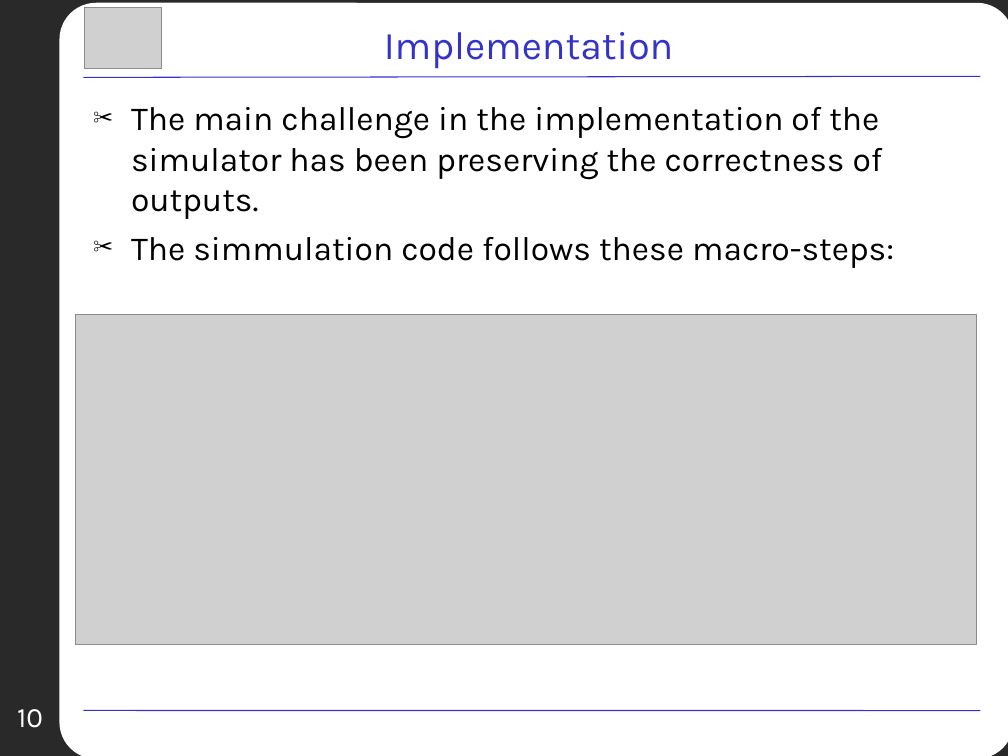
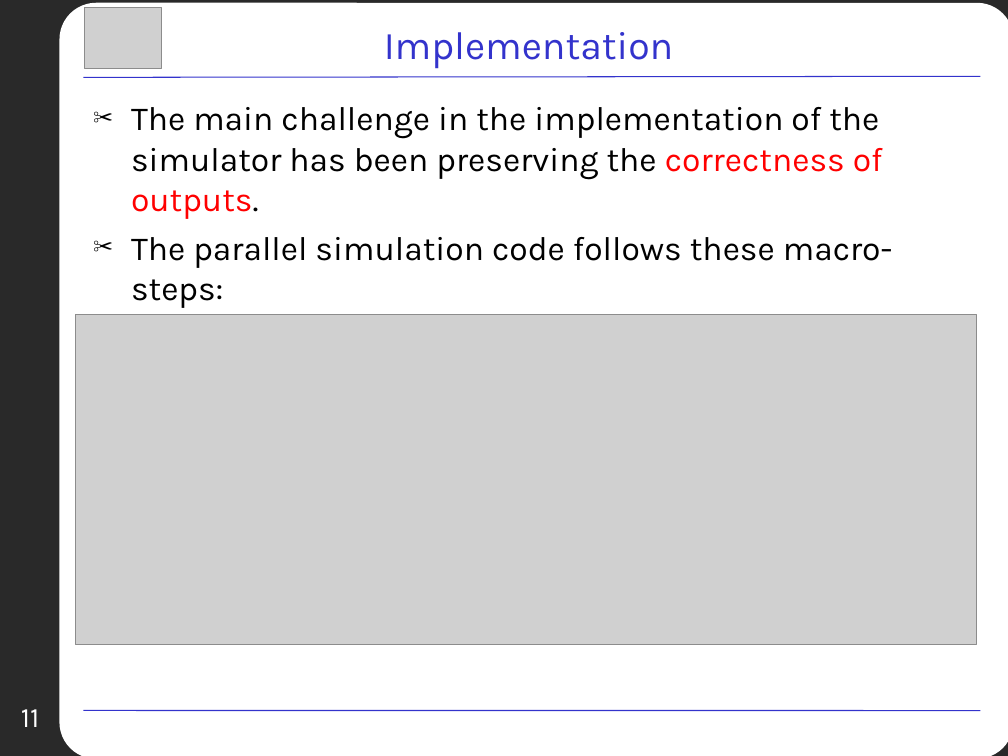
Before and after one commit to Anthz/qcadesigner-cuda, a slide deck: slide 11 of docs/bistable/PPT/Presentation.ppt (slide 10 before the commit). Drawn at 1008x756 pixels with LibreOffice and Linux fonts; fonts in the diff are those of the drawing; grey boxes stand for pictures; background and template pictures are left out. Boxes give left, top, right and bottom in pixels: in the first picture for what was removed or moved away, otherwise in the second. Text is boxed around its words. In the diff, an @@ line names an element or a change of style, - is before the commit and + after.

```diff
--- a/docs/bistable/PPT/Presentation.ppt
+++ b/docs/bistable/PPT/Presentation.ppt
@@ text at (131,107,883,219): text colour #000000 to #FF0000 in "correctness of outputs." @@
@@ text at (131,237,892,308): text changed @@
-✂ The simmulation code follows these macro-steps:
+✂ The parallel simulation code follows these macro-steps:
@@ page number at (21,709,39,727): text changed @@
-10
+11
```
Also in this commit, not shown: 10 other slides changed, 4 slides added, 3 slides removed, 1 other file.
